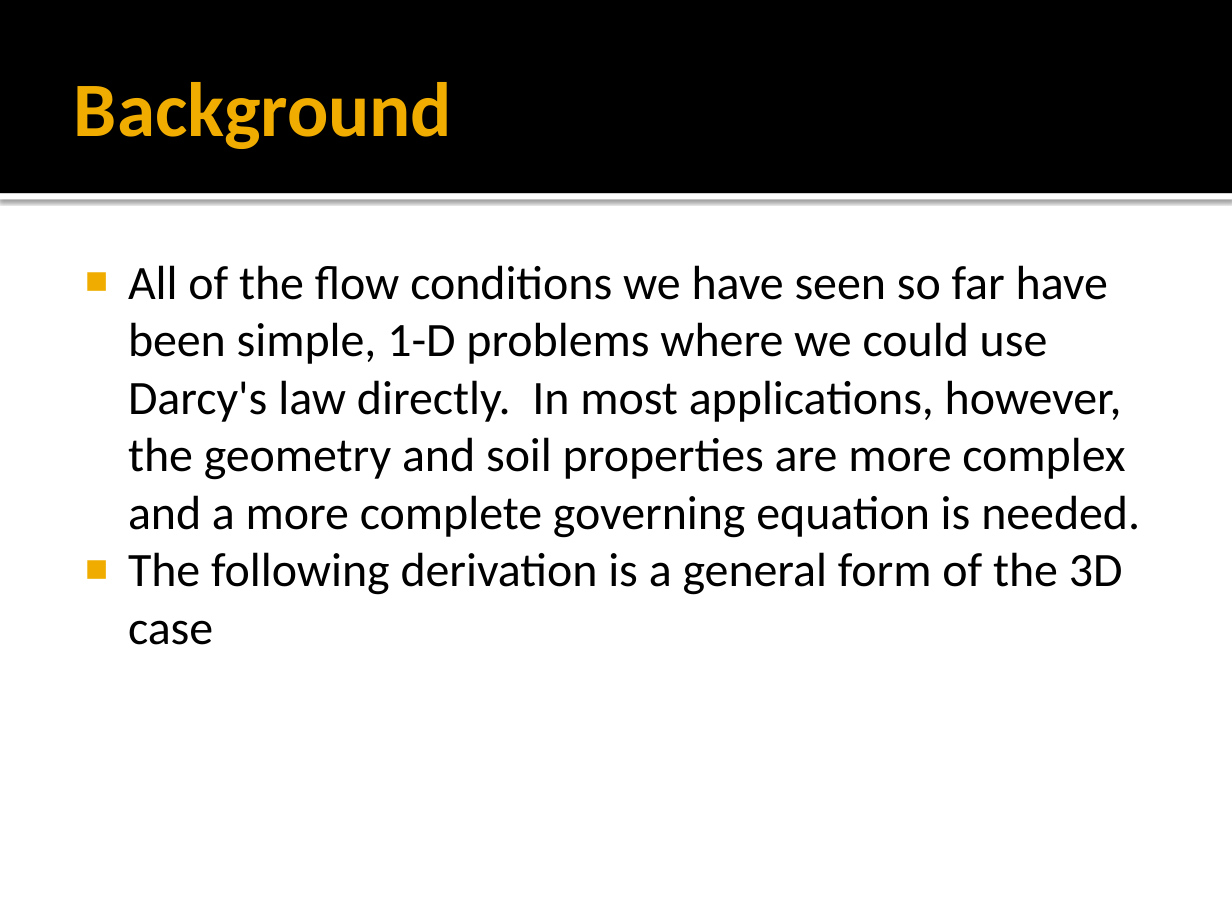
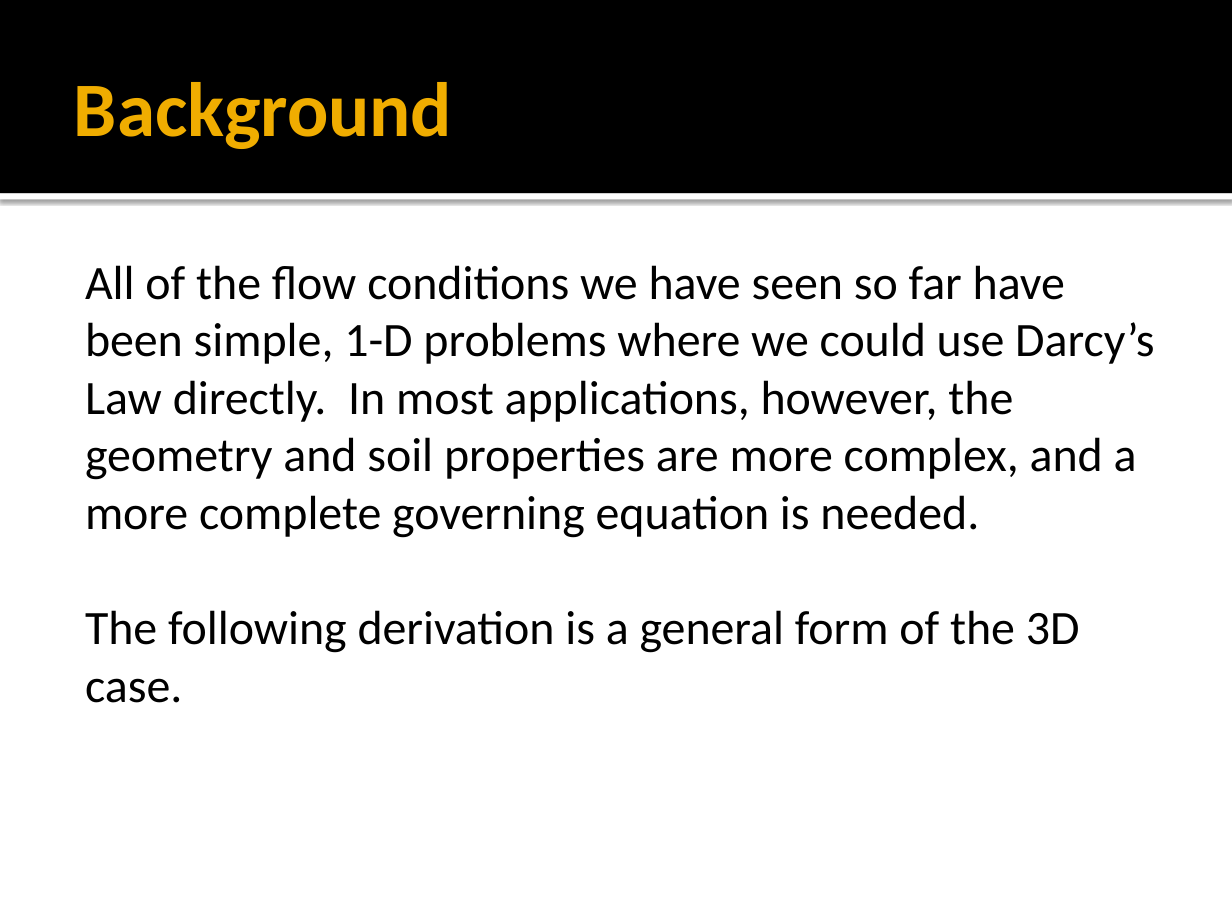
Before and after one commit to njones61/ce544, a slide deck: slide 2 of docs/unit1/05_goveqs/governing equations.pptx. Drawn at 1232x924 pixels with LibreOffice and Linux fonts; fonts in the diff are those of the drawing. Boxes give left, top, right and bottom in pixels: in the first picture for what was removed or moved away, otherwise in the second. Text is boxed around its words. In the diff, an @@ line names an element or a change of style, - is before the commit and + after.

```diff
--- a/docs/unit1/05_goveqs/governing equations.pptx
+++ b/docs/unit1/05_goveqs/governing equations.pptx
@@ text at (85, 265, 1154, 703): text changed @@
-■ All of the flow conditions we have seen so far have been simple, 1-D problems where we could use Darcy's law directly. In most applications, however, the geometry and soil properties are more complex and a more complete governing equation is needed.
-■ The following derivation is a general form of the 3D case
+All of the flow conditions we have seen so far have been simple, 1-D problems where we could use Darcy’s Law directly. In most applications, however, the geometry and soil properties are more complex, and a more complete governing equation is needed.
+The following derivation is a general form of the 3D case.
```
Also in this commit, not shown: 9 other slides changed, 6 slides added, 4 slides removed, 1 other file.
